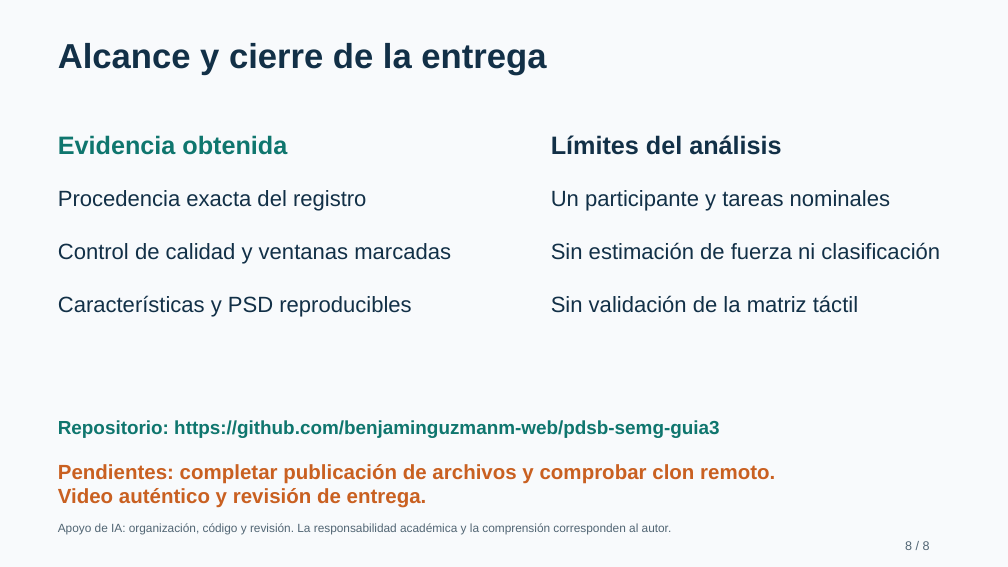
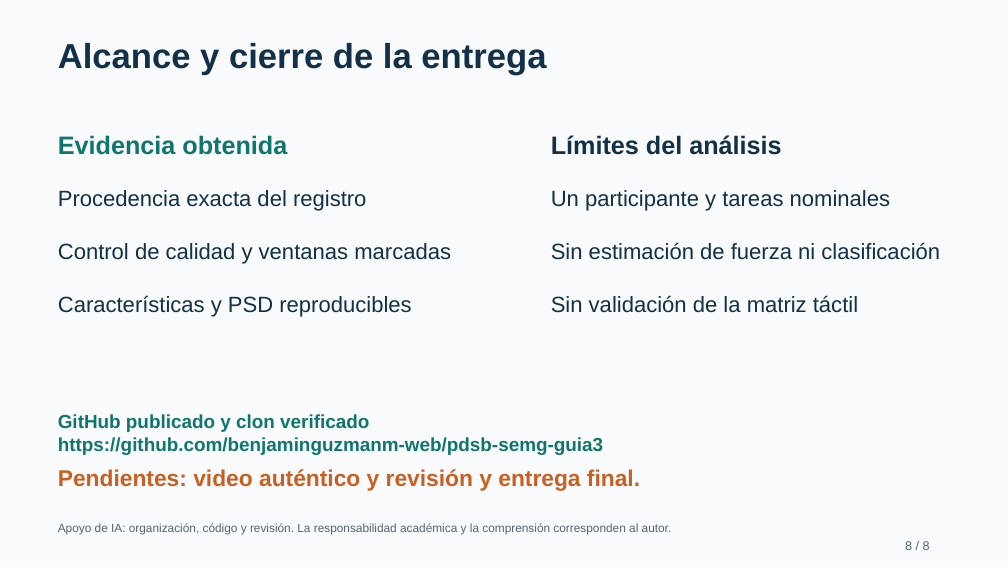
Before and after one commit to benjaminguzmanm-web/pdsb-semg-guia3, a slide deck: slide 8 of presentacion/presentacion_guia3.pptx. Drawn at 1008x567 pixels with LibreOffice and Linux fonts; fonts in the diff are those of the drawing. Boxes give left, top, right and bottom in pixels: in the first picture for what was removed or moved away, otherwise in the second. Text is boxed around its words. In the diff, an @@ line names an element or a change of style, - is before the commit and + after.

Commit message:
Documenta publicacion, clon reproducido y entrega pendiente de video

```diff
--- a/presentacion/presentacion_guia3.pptx
+++ b/presentacion/presentacion_guia3.pptx
@@ text at (x1=58, y1=414, x2=603, y2=455): text changed @@
-Repositorio: https://github.com/benjaminguzmanm-web/pdsb-semg-guia3
+GitHub publicado y clon verificado
+https://github.com/benjaminguzmanm-web/pdsb-semg-guia3
@@ text at (x1=58, y1=469, x2=640, y2=491): text changed; size 19.5 to 21.8 pt @@
-Pendientes: completar publicación de archivos y comprobar clon remoto.
-Video auténtico y revisión de entrega.
+Pendientes: video auténtico y revisión y entrega final.
```
Also in this commit, not shown: 4 other slides changed, 18 other files.
